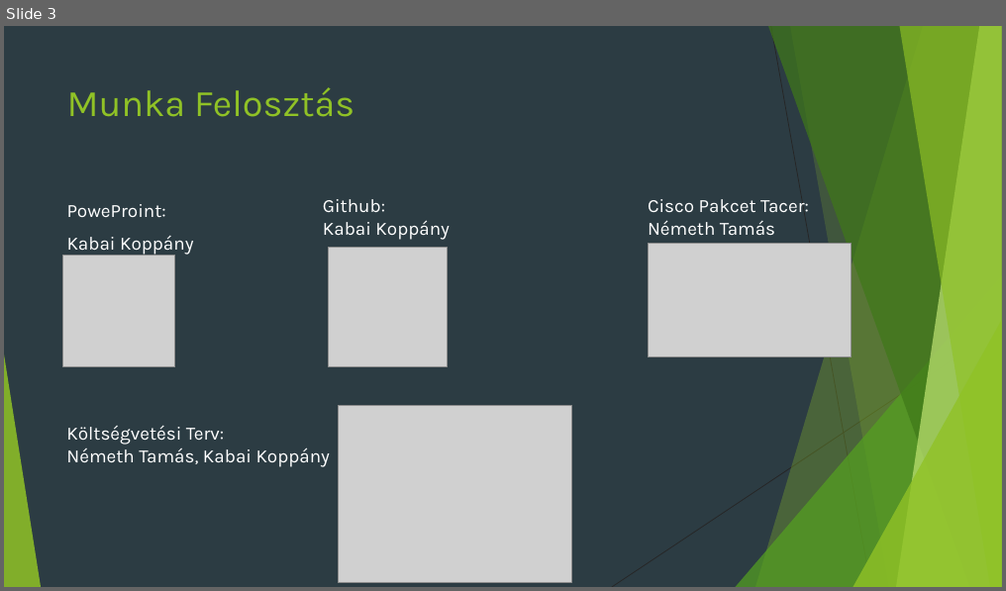
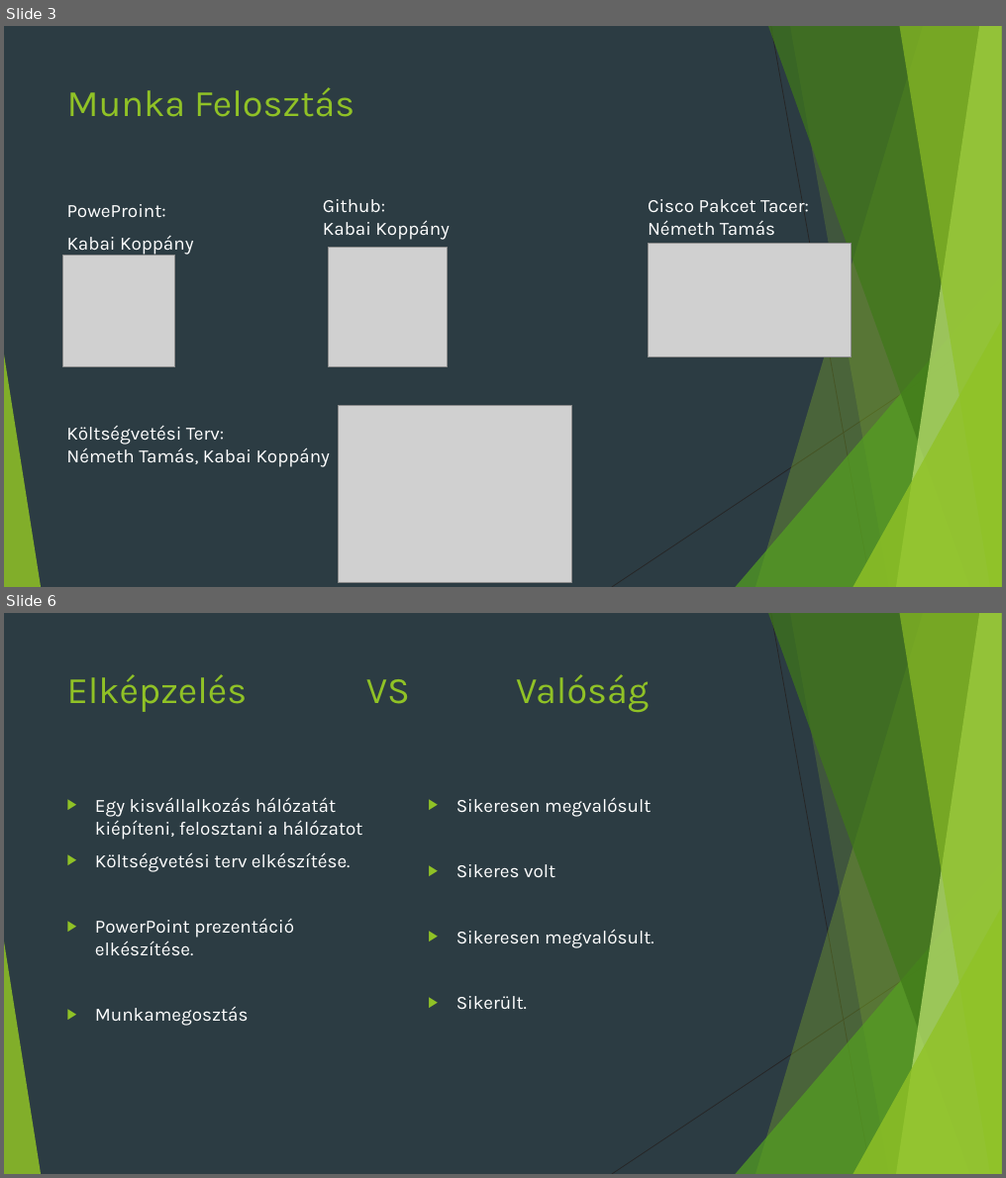
Before and after one commit to Sportszeletexe/vallalkozasproject, a slide deck: Vállalkozás hálózat projekt.pptx. Shown one above the other, each under a label of ours: slide 3 before the commit, slides 3 and 6 after it; the slides between them are not shown. The pictures are 1006x591 and 1006x1178 pixels, drawn with LibreOffice and Linux fonts; fonts in the diff are those of the drawing; grey boxes stand for pictures. Boxes give left, top, right and bottom in pixels: in the first picture for what was removed or moved away, otherwise in the second. Text is boxed around its words. In the diff, an @@ line names an element or a change of style, - is before the commit and + after.

```diff
--- a/Vállalkozás hálózat projekt.pptx
+++ b/Vállalkozás hálózat projekt.pptx
@@ slide 6 added at (4,613,1002,1174), background #2C3C43; not listed: 10 template elements that a slide beside it also shows @@
@@ title added at (67,674,648,712), 36 pt, text #90C226 @@
+Elképzelés VS Valóság
@@ text added at (95,797,362,1026), 18 pt, text #FFFFFF @@
+▶ Egy kisvállalkozás hálózatát kiépíteni, felosztani a hálózatot
+▶ Költségvetési terv elkészítése.
+▶ PowerPoint prezentáció elkészítése.
+▶ Munkamegosztás
@@ text added at (456,797,654,1010), 18 pt, text #FFFFFF @@
+▶ Sikeresen megvalósult
+▶ Sikeres volt
+▶ Sikeresen megvalósult.
+▶ Sikerült.
```
Also in this commit, not shown: 1 slide changed, 2 other slides added, 1 slide removed.
